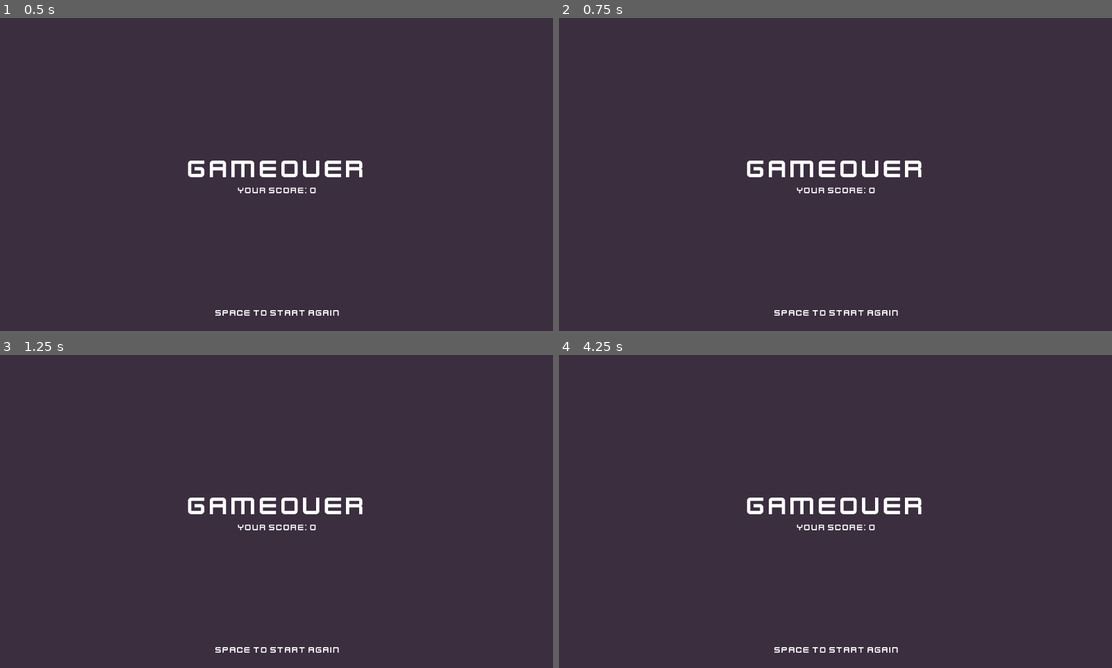
Above: before the commit, frames 1-4 (two rows, left to right).
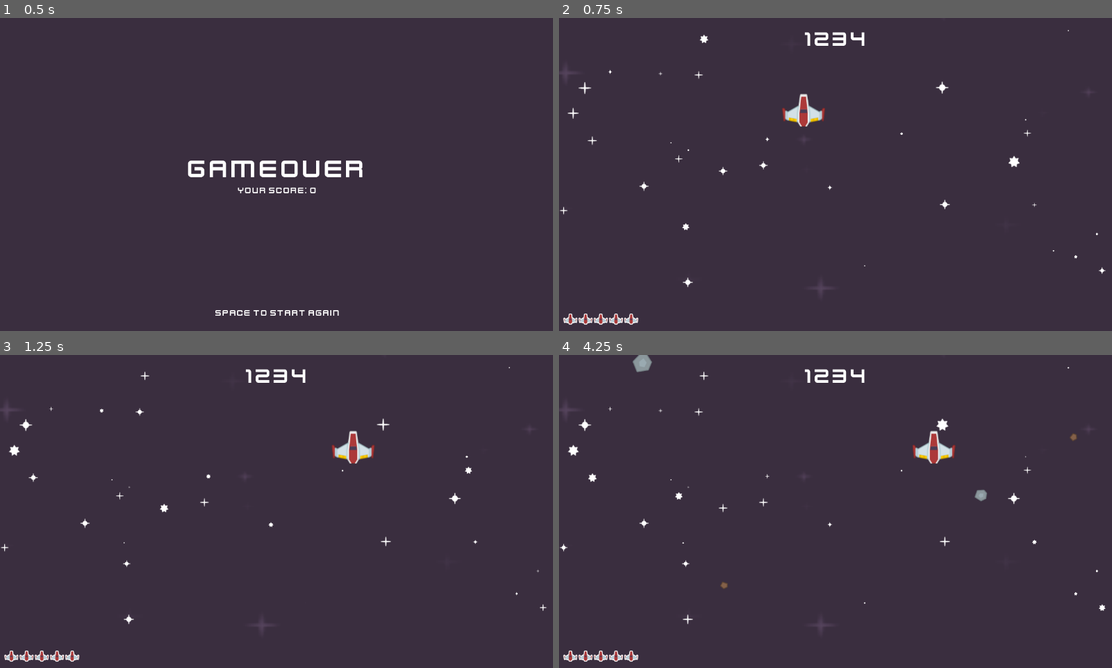
Above: after the commit, the same moments.

Repository: Yrthgze/GodotCrashCourese
Game: Godot game, scene res://Scenes/game_over_ui.tscn
The game is run twice, just before and just after one commit, with the same random seed, the same clock (stepped at 60 frames per second) and the same inputs. This scene is started directly instead of the project's main scene.
Inputs:
- Up to frame 1 (0.5 s): no input
- Up to frame 2 (0.75 s): tap Enter at 0.5 s; hold Right (right) from 0.53 s (still down); tap Space (shoot) at 0.6 s
- Up to frame 3 (1.25 s): keep holding Right (right)
- Up to frame 4 (4.25 s): release Right (right) at 1.28 s; hold Down (down) 1.28-2.03 s; tap Space (shoot) every 0.75 s from 1.35 to 3.6 s; hold Right (right) 2.03-2.78 s; hold Up (up) 2.78-3.53 s; hold Left (left) from 3.53 s (still down)

Frame 1 is identical in both runs. In frame 2, 2.6% of the frame differs, in the area x 0-99%, y 3-98%; in frame 3, 2.6%; in frame 4, 2.9%, in the area x 0-99%, y 0-98%.

Commit message:
[GodotCrashCourse]: Return from game over scene to main

Diff:
--- /dev/null
+++ b/CrashCourse#1/Scenes/game_over_ui.gd
@@ -0,0 +1,10 @@
+extends CanvasLayer
+
+# Called every frame. 'delta' is the elapsed time since the previous frame.
+func restart_game():
+	get_tree().change_scene_to_file("res://Scenes/level.tscn")
+
+# Called every frame. 'delta' is the elapsed time since the previous frame.
+func _process(_delta):
+	if Input.is_action_just_pressed("space"):
+		restart_game()
--- a/CrashCourse#1/Scenes/game_over_ui.tscn
+++ b/CrashCourse#1/Scenes/game_over_ui.tscn
@@ -1,8 +1,10 @@
-[gd_scene load_steps=2 format=3 uid="uid://4xkptdty5ym8"]
+[gd_scene load_steps=3 format=3 uid="uid://4xkptdty5ym8"]
 
+[ext_resource type="Script" path="res://Scenes/game_over_ui.gd" id="1_pvopl"]
 [ext_resource type="FontFile" uid="uid://dh4l4fteo2ukx" path="res://kenney_space-shooter-redux/Bonus/kenvector_future.ttf" id="1_qcdod"]
 
 [node name="GameOverUI" type="CanvasLayer"]
+script = ExtResource("1_pvopl")
 
 [node name="ColorRect" type="ColorRect" parent="."]
 offset_left = -4.0
--- a/CrashCourse#1/Scenes/level.gd
+++ b/CrashCourse#1/Scenes/level.gd
@@ -5,17 +5,12 @@
 var meteor_list = ""
 var laser_list = ""
 var laser_ready = true
-
 var health:int = 5
 
 # Called when the node enters the scene tree for the first time.
 func _ready():
 	meteor_list = $Meteors
 	laser_list = $Lasers
-
-# Called every frame. 'delta' is the elapsed time since the previous frame.
-func _process(_delta):
-	pass
 
 func _on_meteor_timer_timeout():
 	var new_meteor = meteor_scene.instantiate()
@@ -25,7 +20,7 @@
 
 func _manage_health():
 	if health <= 0:
-		print("game over")
+		get_tree().change_scene_to_file("res://Scenes/game_over_ui.tscn")
 
 func _on_meteor_collision():
 	health -= 1
--- a/CrashCourse#1/Scenes/ui.tscn
+++ b/CrashCourse#1/Scenes/ui.tscn
@@ -63,8 +63,3 @@
 layout_mode = 2
 texture = ExtResource("2_b0685")
 stretch_mode = 2
-
-[node name="TextureRect6" type="TextureRect" parent="MarginContainer2/HBoxContainer"]
-layout_mode = 2
-texture = ExtResource("2_b0685")
-stretch_mode = 2
--- a/CrashCourse#1/project.godot
+++ b/CrashCourse#1/project.godot
@@ -47,6 +47,11 @@
 "events": [Object(InputEventKey,"resource_local_to_scene":false,"resource_name":"","device":-1,"window_id":0,"alt_pressed":false,"shift_pressed":false,"ctrl_pressed":false,"meta_pressed":false,"pressed":false,"keycode":0,"physical_keycode":32,"key_label":0,"unicode":32,"echo":false,"script":null)
 ]
 }
+space={
+"deadzone": 0.5,
+"events": [Object(InputEventKey,"resource_local_to_scene":false,"resource_name":"","device":-1,"window_id":0,"alt_pressed":false,"shift_pressed":false,"ctrl_pressed":false,"meta_pressed":false,"pressed":false,"keycode":0,"physical_keycode":32,"key_label":0,"unicode":32,"echo":false,"script":null)
+]
+}
 
 [layer_names]
 
